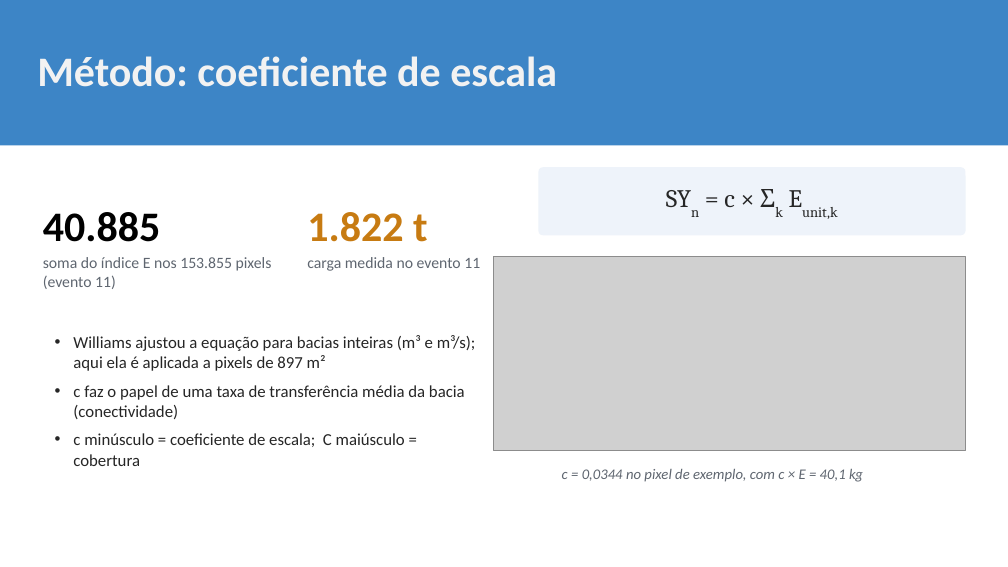
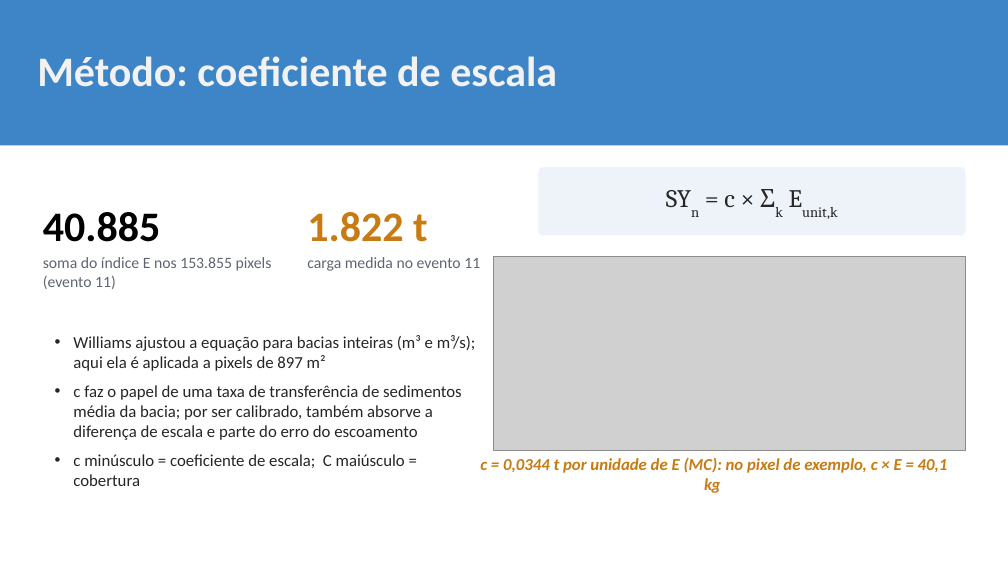
Before and after one commit to mateusvivarelli/TCC, a slide deck: slide 19 of Apresentacao/slideTCC_18-11_sugestoes.pptx. Drawn at 1008x567 pixels with LibreOffice and Linux fonts; fonts in the diff are those of the drawing; grey boxes stand for pictures; background and template pictures are left out. Boxes give left, top, right and bottom in pixels: in the first picture for what was removed or moved away, otherwise in the second. Text is boxed around its words. In the diff, an @@ line names an element or a change of style, - is before the commit and + after.

```diff
--- a/Apresentacao/slideTCC_18-11_sugestoes.pptx
+++ b/Apresentacao/slideTCC_18-11_sugestoes.pptx
@@ text at (x1=73, y1=385, x2=462, y2=440): text changed @@
-• c faz o papel de uma taxa de transferência média da bacia (conectividade)
+• c faz o papel de uma taxa de transferência de sedimentos média da bacia; por ser calibrado, também absorve a diferença de escala e parte do erro do escoamento
@@ text at (x1=480, y1=457, x2=948, y2=493): text changed; size 14 to 16 pt; text colour #5F6670 to #C77B12; bold on @@
-c = 0,0344 no pixel de exemplo, com c × E = 40,1 kg
+c = 0,0344 t por unidade de E (MC): no pixel de exemplo, c × E = 40,1 kg
```
Also in this commit, not shown: 4 other slides changed, 1 other file.
